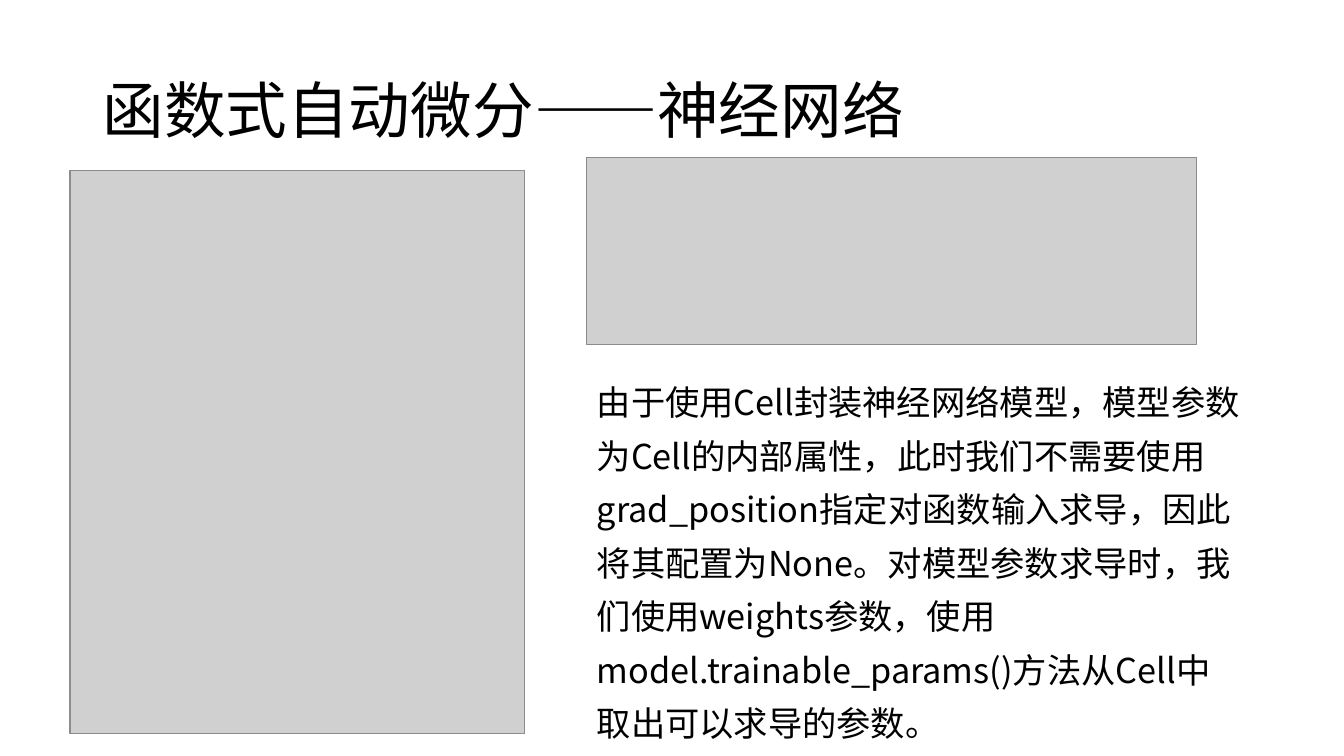
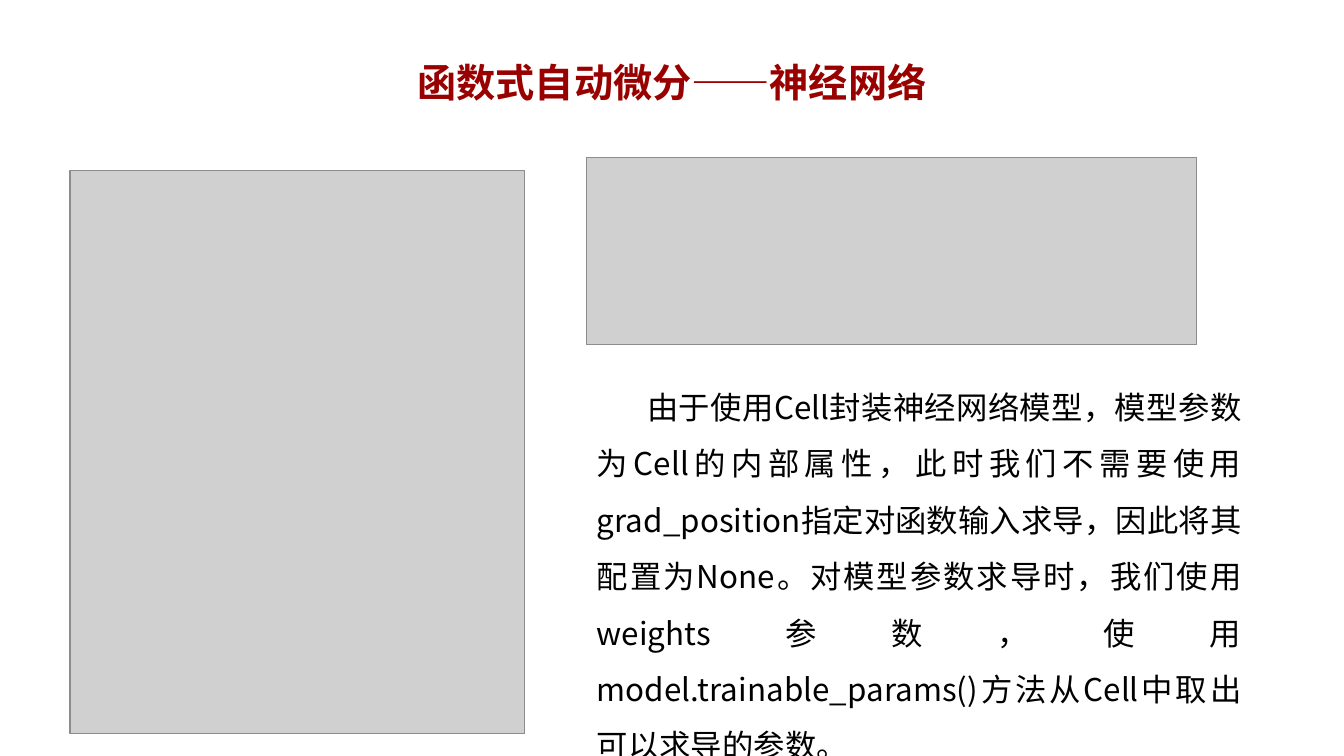
Before and after one commit to mindspore-courses/CradleOfAI, a slide deck: slide 22 of MindSpore做深度学习训练.pptx (slide 19 before the commit). Drawn at 1344x756 pixels with LibreOffice and Linux fonts; fonts in the diff are those of the drawing; grey boxes stand for pictures; background and template pictures are left out. Boxes give left, top, right and bottom in pixels: in the first picture for what was removed or moved away, otherwise in the second. Text is boxed around its words. In the diff, an @@ line names an element or a change of style, - is before the commit and + after.

```diff
--- a/MindSpore做深度学习训练.pptx
+++ b/MindSpore做深度学习训练.pptx
@@ title "函数式自动微分——神经网络" moved from (x1=102, y1=80, x2=903, y2=138) to (x1=418, y1=63, x2=927, y2=101) @@
@@ title "函数式自动微分——神经网络" at (x1=418, y1=63, x2=927, y2=101): size 44 to 28 pt, text colour #000000 to #990000, bold on; alignment left to centre @@
@@ text "由于使用Cell封装神经网络模型，模型参数为Cell的内部属性，此时我们不需要使用grad_position指定对函数输 ..." at (x1=597, y1=392, x2=1242, y2=709): size 24.5 to 22.4 pt; alignment left to justified; indent changed; line spacing 1.3 to 1.5 @@
```
Also in this commit, not shown: 22 other slides changed, 4 slides added, 2 slides removed, 28 other files.
